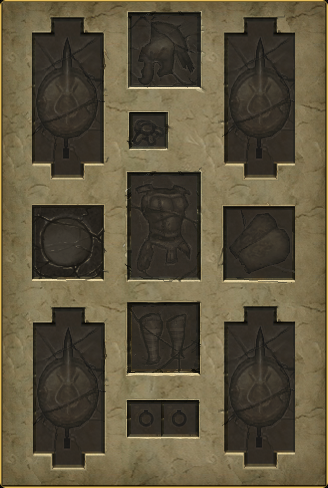
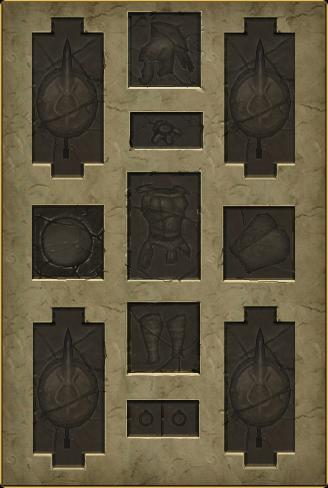
Layered file, before and after one edit (328x488). Changes by layer:
painted on "Necklace" over [126,110,204,151]
